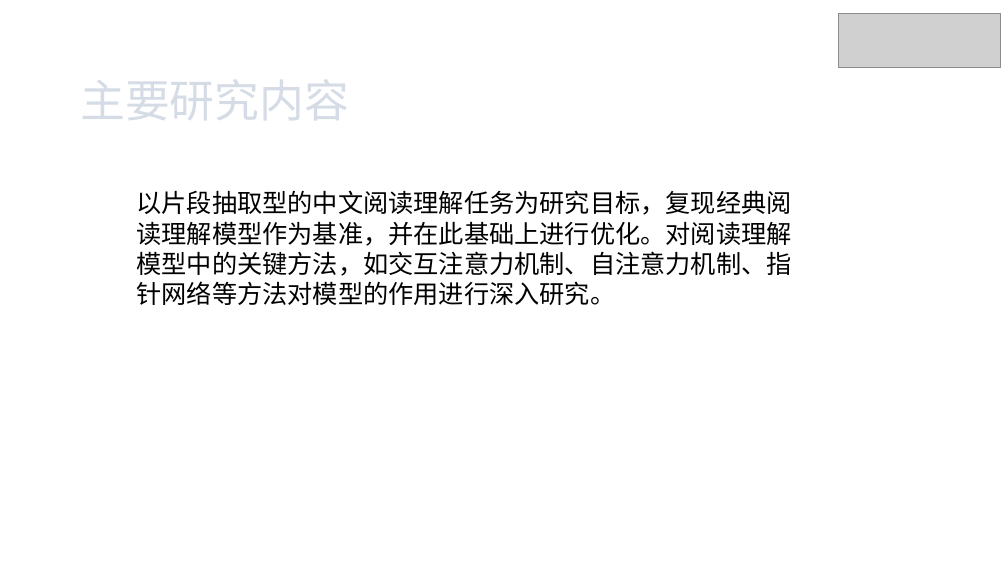
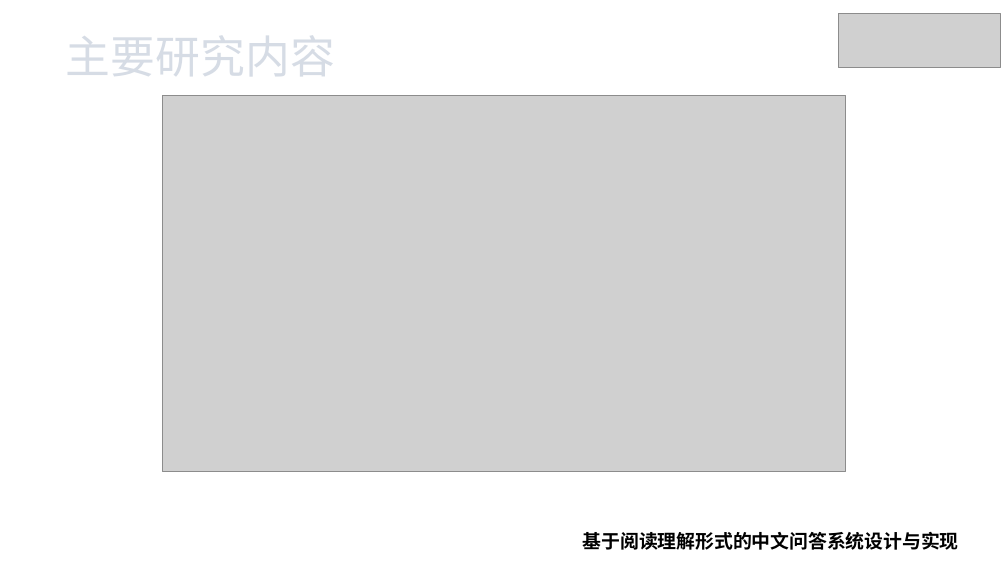
Before and after one commit to xhsun1997/ChineseMRC, a slide deck: slide 11 of 孙相会.pptx (slide 12 before the commit). Drawn at 1008x567 pixels with LibreOffice and Linux fonts; fonts in the diff are those of the drawing; grey boxes stand for pictures; background and template pictures are left out. Boxes give left, top, right and bottom in pixels: in the first picture for what was removed or moved away, otherwise in the second. Text is boxed around its words. In the diff, an @@ line names an element or a change of style, - is before the commit and + after.

```diff
--- a/孙相会.pptx
+++ b/孙相会.pptx
@@ text "主要研究内容": place and size @@
-text "主要研究内容" at [80,80,349,120]
+text "主要研究内容" at [66,36,335,76]
@@ picture added at [162,96,846,472] @@
@@ text removed at [136,190,791,305] @@
-以片段抽取型的中文阅读理解任务为研究目标，复现经典阅读理解模型作为基准，并在此基础上进行优化。对阅读理解模型中的关键方法，如交互注意力机制、自注意力机制、指针网络等方法对模型的作用进行深入研究。
@@ text added at [583,532,959,550], 13.5 pt, text #000000, bold @@
+基于阅读理解形式的中文问答系统设计与实现
```
Also in this commit, not shown: 5 other slides changed, 10 slides added, 6 slides removed, 5 other files.
